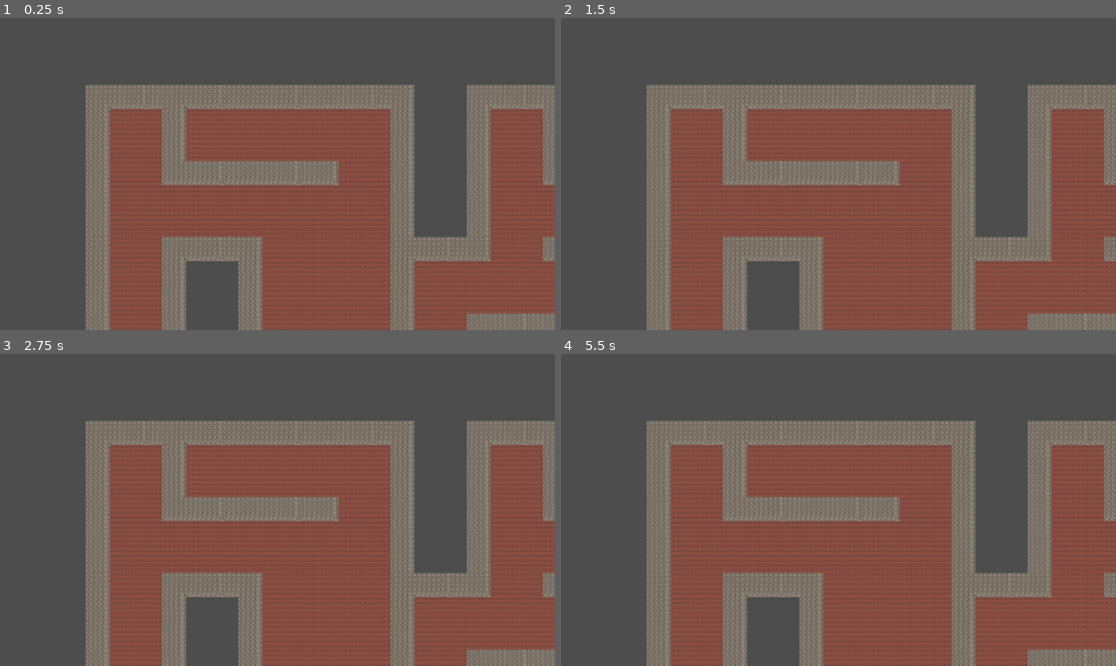
Above: before the commit, frames 1-4 (two rows, left to right).
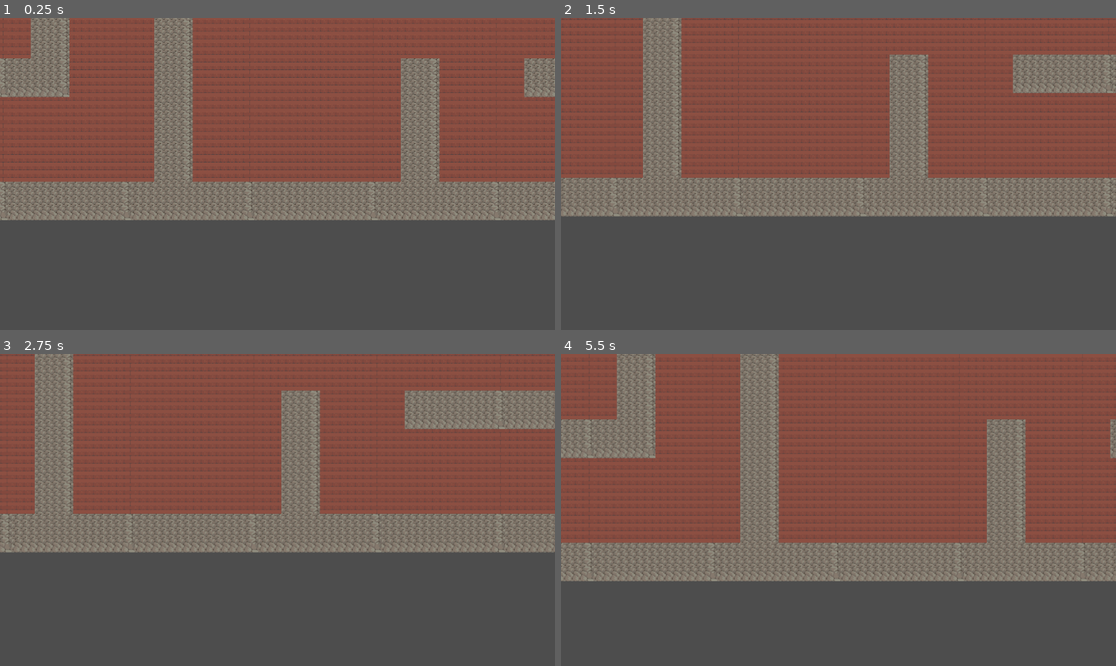
Above: after the commit, the same moments.

Repository: JooriBin/stealth-heist
Game: Godot game, scene res://scenes/world.tscn
Same seed, same stepped clock (60 frames per second), same inputs: the game is played once before the commit and once after it.
Inputs:
- Up to frame 1 (0.25 s): no input
- Up to frame 2 (1.5 s): tap Enter at 0.5 s; hold Right (ui_right) 0.53-1.28 s; hold Down (ui_down) from 1.28 s (still down)
- Up to frame 3 (2.75 s): tap Space at 2 s; release Down (ui_down) at 2.03 s; hold Right (ui_right) from 2.03 s (still down)
- Up to frame 4 (5.5 s): release Right (ui_right) at 2.78 s; hold Up (ui_up) 2.78-3.53 s; hold Left (ui_left) 3.53-5.03 s; hold Down (ui_down) from 5.03 s (still down)

The runs differ from the first frame. In frame 1, 76% of the frame differs, in the area x 0-100%, y 0-100%; in frame 2, 78%; in frame 3, 78%; in frame 4, 76%.

Commit message:
Finished Person B work

Diff:
--- /dev/null
+++ b/scenes/player.gd
@@ -0,0 +1,14 @@
+extends CharacterBody2D
+
+@export var speed: float = 200.0
+
+func _physics_process(delta):
+	var input_direction = Vector2.ZERO
+
+	input_direction.x = Input.get_action_strength("ui_right") - Input.get_action_strength("ui_left")
+	input_direction.y = Input.get_action_strength("ui_down") - Input.get_action_strength("ui_up")
+
+	input_direction = input_direction.normalized()
+
+	velocity = input_direction * speed
+	move_and_slide()
--- /dev/null
+++ b/scenes/player.tscn
@@ -0,0 +1,14 @@
+[gd_scene format=3 uid="uid://bbaarvhio2iwi"]
+
+[ext_resource type="Script" uid="uid://mm5ipi2bf81t" path="res://scenes/player.gd" id="1_3vyb7"]
+
+[sub_resource type="RectangleShape2D" id="RectangleShape2D_g2els"]
+size = Vector2(16, 16)
+
+[node name="Player" type="CharacterBody2D" unique_id=1371098950]
+script = ExtResource("1_3vyb7")
+
+[node name="CollisionShape2D" type="CollisionShape2D" parent="." unique_id=1870521950]
+shape = SubResource("RectangleShape2D_g2els")
+
+[node name="Camera2D" type="Camera2D" parent="." unique_id=1779034839]
--- a/scenes/world.tscn
+++ b/scenes/world.tscn
@@ -1,14 +1,16 @@
 [gd_scene format=4 uid="uid://1mojcrh2ojxf"]
 
-[ext_resource type="Texture2D" uid="uid://bijigidtk040l" path="res://assets/Interiors_tilesets.png" id="1_nnsk1"]
+[ext_resource type="Texture2D" uid="uid://dijke3ugn6wf7" path="res://assets/Interiors_tilesets.png" id="1_nnsk1"]
 [ext_resource type="Script" uid="uid://dlijga24c8cbp" path="res://scripts/MJMapLoader.gd" id="2_4wyf3"]
-[ext_resource type="Texture2D" uid="uid://ddyym2n84o44l" path="res://layouts/BasicDungeonGrowth_629707357.png" id="3_7r4gi"]
+[ext_resource type="Texture2D" uid="uid://bf2lpdp6fx0vu" path="res://layouts/BasicDungeonGrowth_629707357.png" id="3_7r4gi"]
 [ext_resource type="Script" uid="uid://nubrom6raj80" path="res://scripts/camera_2d.gd" id="4_k0juu"]
-[ext_resource type="Texture2D" uid="uid://d0afssoe335wv" path="res://layouts/BasicDungeonGrowth_1362583618.png" id="4_w7kh3"]
-[ext_resource type="Texture2D" uid="uid://dkstlj11ggm8w" path="res://layouts/BasicDungeonGrowth_940057992.png" id="5_e3hyu"]
-[ext_resource type="Texture2D" uid="uid://casqb1atitu1x" path="res://layouts/BasicDungeonGrowth_1554479477.png" id="6_q5onr"]
-[ext_resource type="Texture2D" uid="uid://ctv6cqinbp3m1" path="res://layouts/BasicDungeonGrowth_1871121248.png" id="7_jhx03"]
-[ext_resource type="Texture2D" uid="uid://bfhx2as6enful" path="res://layouts/BasicDungeonGrowth_2139474028.png" id="8_o8fc1"]
+[ext_resource type="Texture2D" uid="uid://cxua7qd2od0gj" path="res://layouts/BasicDungeonGrowth_1362583618.png" id="4_w7kh3"]
+[ext_resource type="Texture2D" uid="uid://kgda31jtcuri" path="res://layouts/BasicDungeonGrowth_940057992.png" id="5_e3hyu"]
+[ext_resource type="Texture2D" uid="uid://dbfam6fyiws0y" path="res://layouts/BasicDungeonGrowth_1554479477.png" id="6_q5onr"]
+[ext_resource type="Texture2D" uid="uid://djmrr38jiiadp" path="res://layouts/BasicDungeonGrowth_1871121248.png" id="7_jhx03"]
+[ext_resource type="Texture2D" uid="uid://bsg3e3ou48bk0" path="res://layouts/BasicDungeonGrowth_2139474028.png" id="8_o8fc1"]
+[ext_resource type="Script" uid="uid://cnygl1dvveujx" path="res://scripts/game_manager.gd" id="10_e3hyu"]
+[ext_resource type="PackedScene" uid="uid://bbaarvhio2iwi" path="res://scenes/player.tscn" id="11_q5onr"]
 
 [sub_resource type="TileSetAtlasSource" id="TileSetAtlasSource_rwgxs"]
 texture = ExtResource("1_nnsk1")
@@ -3631,5 +3633,10 @@
 
 [node name="Camera2D" type="Camera2D" parent="." unique_id=1222916271]
 offset = Vector2(-100, -50)
+enabled = false
 zoom = Vector2(2.5, 2.5)
 script = ExtResource("4_k0juu")
+
+[node name="GameManager" type="Node2D" parent="." unique_id=2063398287]
+script = ExtResource("10_e3hyu")
+player_scene = ExtResource("11_q5onr")
--- /dev/null
+++ b/scripts/game_manager.gd
@@ -0,0 +1,61 @@
+extends Node2D
+
+@export var player_scene: PackedScene
+
+var player: Node2D
+var exit_zone: Area2D
+
+func _ready():
+	spawn_player_and_exit()
+
+func spawn_player_and_exit():
+	var floor_layer = get_node("../FloorLayer")
+	var used_cells = floor_layer.get_used_cells()
+
+	if used_cells.is_empty():
+		push_error("No floor tiles found in FloorLayer.")
+		return
+
+	# Spawn on random floor tile
+	var spawn_cell = used_cells.pick_random()
+	var spawn_pos = floor_layer.map_to_local(spawn_cell)
+
+	player = player_scene.instantiate()
+	add_child(player)
+	player.global_position = spawn_pos
+
+	# Exit far from spawn
+	var exit_cell = get_far_cell(used_cells, spawn_cell)
+	var exit_pos = floor_layer.map_to_local(exit_cell)
+
+	create_exit(exit_pos)
+
+func get_far_cell(cells: Array, origin):
+	var best_cell = cells[0]
+	var best_distance := -1.0
+	for cell in cells:
+		var d = origin.distance_to(cell)
+		if d > best_distance:
+			best_distance = d
+			best_cell = cell
+	return best_cell
+
+func create_exit(pos: Vector2):
+	exit_zone = Area2D.new()
+	exit_zone.name = "ExitZone"
+
+	var shape := CollisionShape2D.new()
+	var rect := RectangleShape2D.new()
+	rect.size = Vector2(16, 16)
+	shape.shape = rect
+	exit_zone.add_child(shape)
+
+	exit_zone.global_position = pos
+	add_child(exit_zone)
+
+	exit_zone.body_entered.connect(_on_exit_body_entered)
+
+func _on_exit_body_entered(body):
+	if body.name == "Player":
+		print("ESCAPED")
+		get_tree().reload_current_scene()
Not shown, added: scenes/player.gd.uid
Not shown, added: scripts/game_manager.gd.uid
